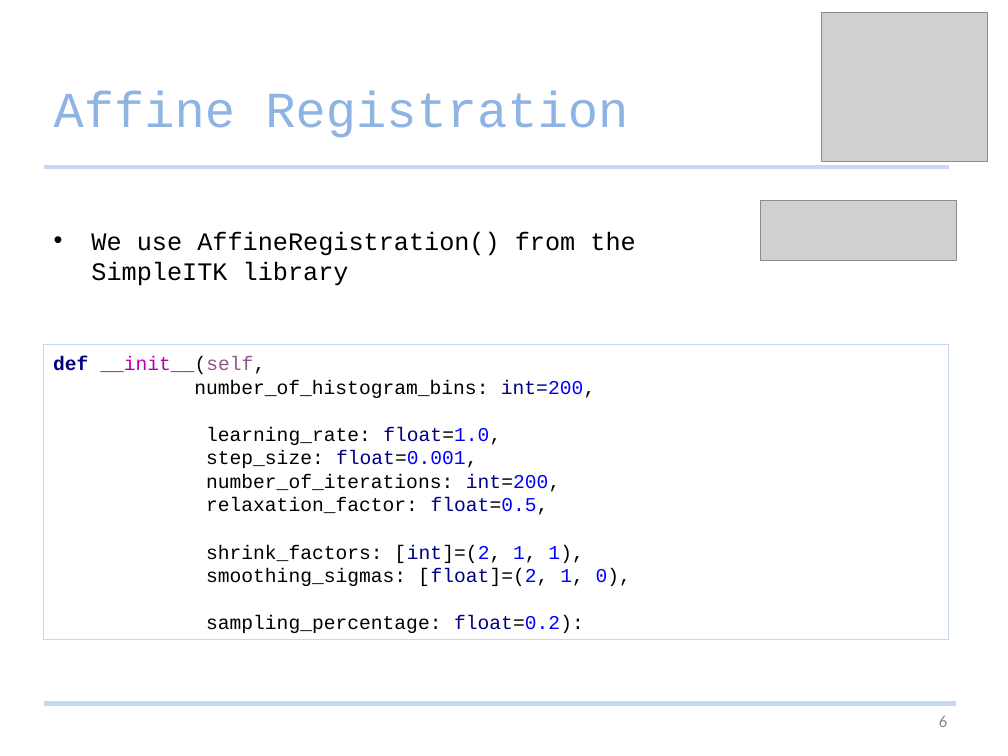
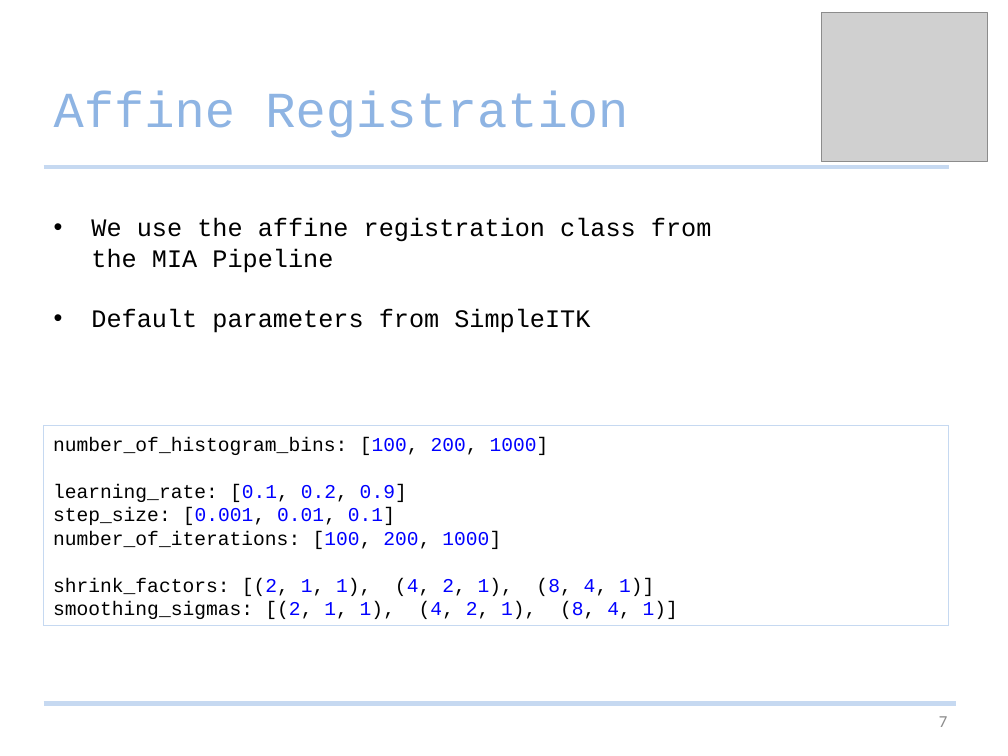
Before and after one commit to Studijacob/MIALab, a slide deck: slide 7 of wd/Documentation/MIALab presentation.pptx (slide 6 before the commit). Drawn at 1008x756 pixels with LibreOffice and Linux fonts; fonts in the diff are those of the drawing; grey boxes stand for pictures. Boxes give left, top, right and bottom in pixels: in the first picture for what was removed or moved away, otherwise in the second. Text is boxed around its words. In the diff, an @@ line names an element or a change of style, - is before the commit and + after.

Commit message:
Presentation 18:04

```diff
--- a/wd/Documentation/MIALab presentation.pptx
+++ b/wd/Documentation/MIALab presentation.pptx
@@ rectangle "We use the affine registration ...": place and size @@
-rectangle "We use the affine registration ..." at [43,220,773,291]
+rectangle "We use the affine registration ..." at [43,206,773,338]
@@ picture removed at [760,201,957,260] @@
@@ text in rectangle at [91,218,711,333]: text changed @@
-• We use AffineRegistration() from the SimpleITK library
+• We use the affine registration class from the MIA Pipeline
+• Default parameters from SimpleITK
@@ rectangle "number_of_histogram_bins: [100, 200, 1000]": place and size @@
-rectangle "number_of_histogram_bins: [100, 200, 1000]" at [43,345,949,640]
+rectangle "number_of_histogram_bins: [100, 200, 1000]" at [43,425,949,626]
@@ text in rectangle at [53,437,678,619]: text changed @@
-def __init__(self,
-number_of_histogram_bins: int=200,
-learning_rate: float=1.0,
-step_size: float=0.001,
-number_of_iterations: int=200,
-relaxation_factor: float=0.5,
-shrink_factors: [int]=(2, 1, 1),
-smoothing_sigmas: [float]=(2, 1, 0),
-sampling_percentage: float=0.2):
+number_of_histogram_bins: [100, 200, 1000]
+learning_rate: [0.1, 0.2, 0.9]
+step_size: [0.001, 0.01, 0.1]
+number_of_iterations: [100, 200, 1000]
+shrink_factors: [(2, 1, 1), (4, 2, 1), (8, 4, 1)]
+smoothing_sigmas: [(2, 1, 1), (4, 2, 1), (8, 4, 1)]
@@ page number at [939,716,947,727]: text changed @@
-6
+7
```
Also in this commit, not shown: 6 other slides changed, 5 slides added.
